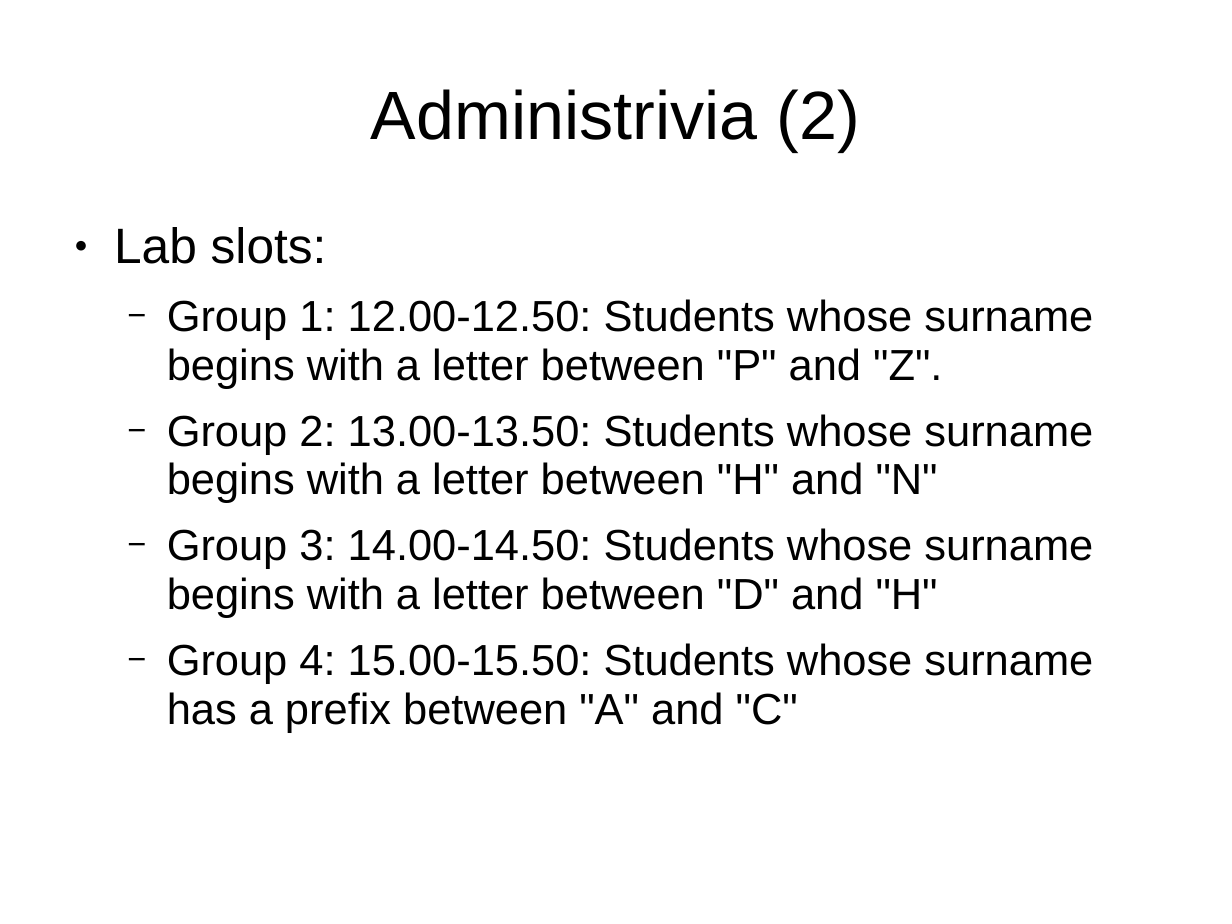
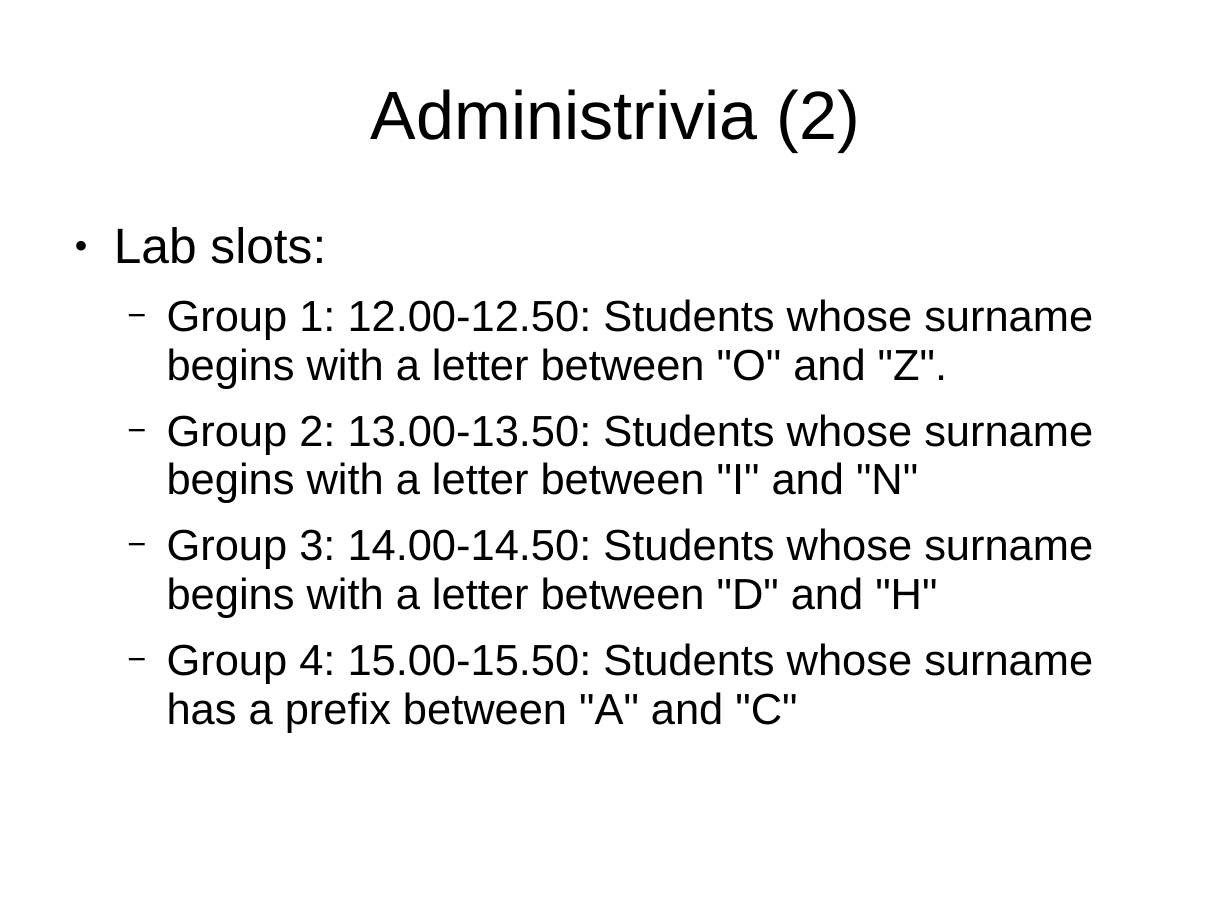
Before and after one commit to sftcd/cs2014, a slide deck: slide 4 of lectures/intro.ppt. Drawn at 1232x924 pixels with LibreOffice and Linux fonts; fonts in the diff are those of the drawing. Boxes give left, top, right and bottom in pixels: in the first picture for what was removed or moved away, otherwise in the second. Text is boxed around its words. In the diff, an @@ line names an element or a change of style, - is before the commit and + after.

```diff
--- a/lectures/intro.ppt
+++ b/lectures/intro.ppt
@@ text at (x1=167, y1=299, x2=1093, y2=503): text changed @@
-  − Group 1: 12.00-12.50: Students whose surname begins with a letter between "P" and "Z".
-  − Group 2: 13.00-13.50: Students whose surname begins with a letter between "H" and "N"
+  − Group 1: 12.00-12.50: Students whose surname begins with a letter between "O" and "Z".
+  − Group 2: 13.00-13.50: Students whose surname begins with a letter between "I" and "N"
```
Also in this commit, not shown: 2 other files.
